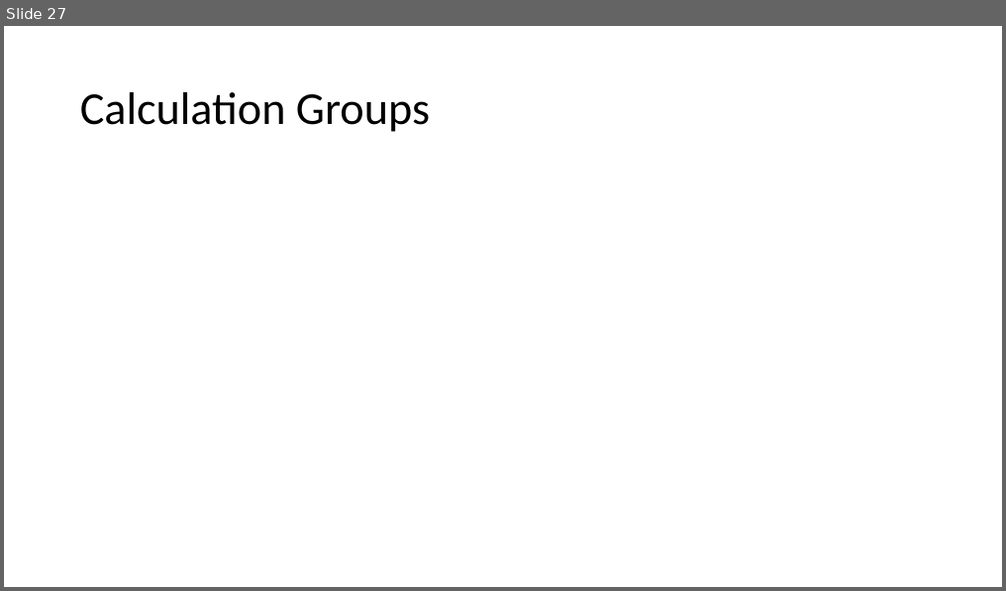
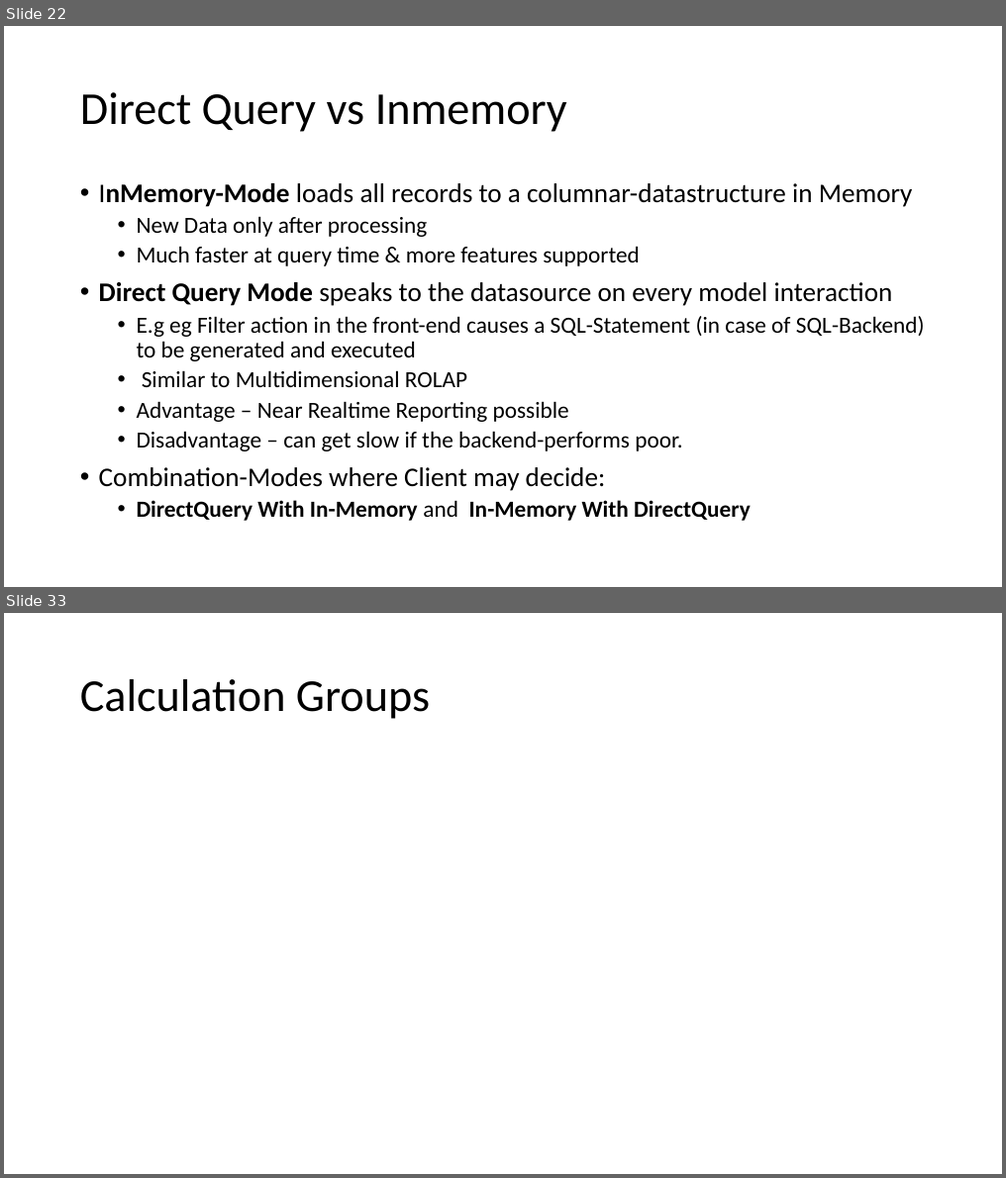
Before and after one commit to LukasSteindl/tabularmodelforfinance, a slide deck: Slides.pptx. Shown one above the other, each under a label of ours: slide 27 before the commit, slides 22 and 33 after it; the slides between them are not shown. The pictures are 1006x591 and 1006x1178 pixels, drawn with LibreOffice and Linux fonts; fonts in the diff are those of the drawing. Boxes give left, top, right and bottom in pixels: in the first picture for what was removed or moved away, otherwise in the second. Text is boxed around its words. In the diff, an @@ line names an element or a change of style, - is before the commit and + after.

Commit message:
updated model and added slides

```diff
--- a/Slides.pptx
+++ b/Slides.pptx
@@ slide 22 added at [4,26,1002,587], background #FFFFFF @@
@@ title added at [80,92,567,132], 44 pt, text #000000 @@
+Direct Query vs Inmemory
@@ text added at [99,183,925,521], 22.2 pt, text #000000 @@
+• InMemory-Mode loads all records to a columnar-datastructure in Memory
+  • New Data only after processing
+  • Much faster at query time & more features supported
+• Direct Query Mode speaks to the datasource on every model interaction
+  • E.g eg Filter action in the front-end causes a SQL-Statement (in case of SQL-Backend) to be generated and executed
+  • Similar to Multidimensional ROLAP
+  • Advantage – Near Realtime Reporting possible
+  • Disadvantage – can get slow if the backend-performs poor.
+• Combination-Modes where Client may decide:
+  • DirectQuery With In-Memory and In-Memory With DirectQuery
@@ what was slide 27 is now slide 33 @@
```
Also in this commit, not shown: 14 slides changed, 8 other slides added, 3 slides removed, 2 other files.
